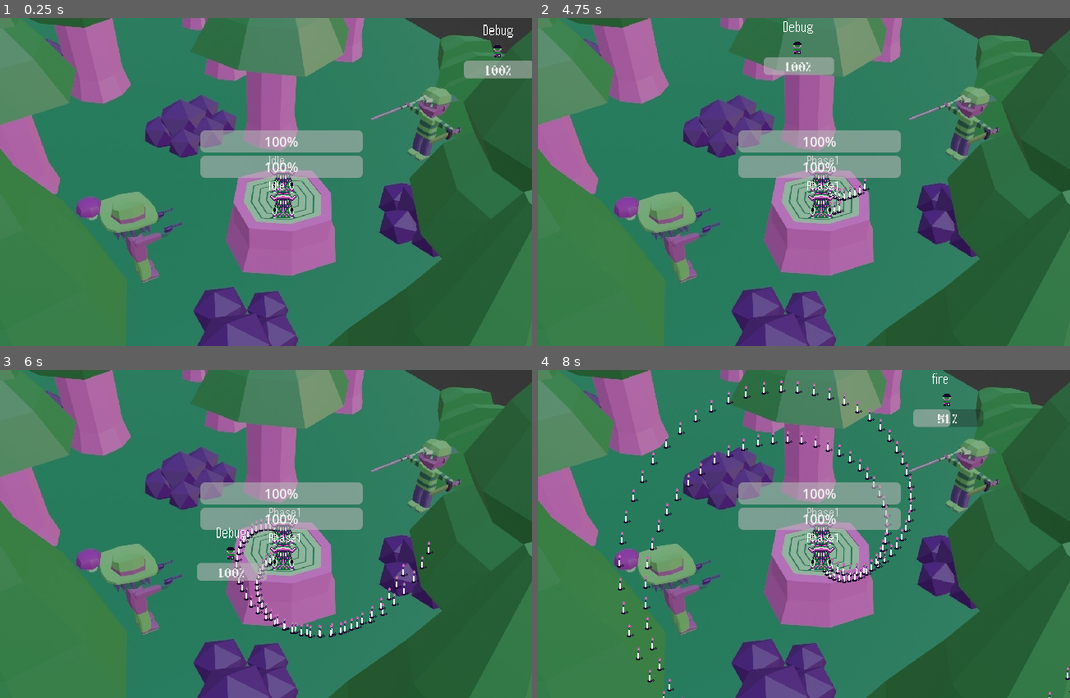
Above: before the commit, frames 1-4 (two rows, left to right).
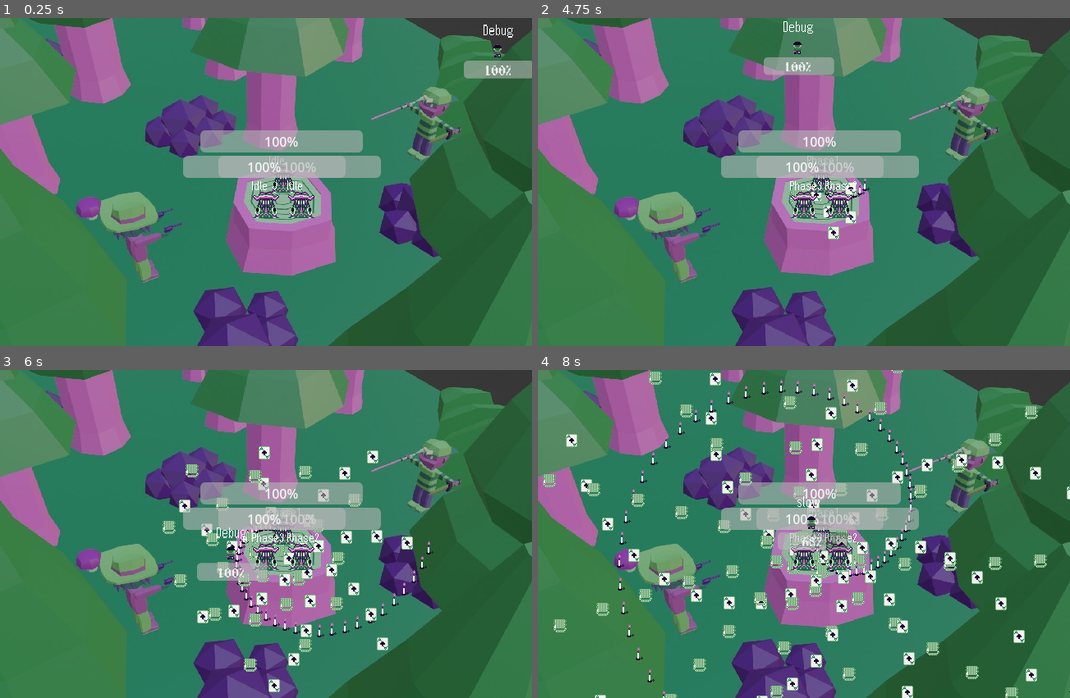
Above: after the commit, the same moments.

Repository: b4k4kozmo/bullet-hell-24
Game: Godot game, scene res://boss_room.tscn
The game is run twice, just before and just after one commit, with the same random seed, the same clock (stepped at 60 frames per second) and the same inputs.
Inputs:
- Up to frame 1 (0.25 s): no input
- Up to frame 2 (4.75 s): tap Enter at 0.5 s; hold D (move_right) 0.53-1.28 s; tap Space (action) at 0.6, 2.1, 3.6 s; tap R (restart) at 1.25, 2.75, 3.5 s; hold S (move_down) 1.28-2.03 s; tap Shift (walk) at 1.35, 2.85, 4.35 s; hold D (move_right) 2.03-2.78 s; hold W (move_up) 2.78-3.53 s; hold A (move_left) from 3.53 s (still down)
- Up to frame 3 (6 s): release A (move_left) at 5.03 s; hold S (move_down) 5.03-5.78 s; tap Space (action) at 5.1 s; hold D (move_right) from 5.78 s (still down); tap Shift (walk) at 5.85 s
- Up to frame 4 (8 s): release D (move_right) at 6.53 s; hold W (move_up) 6.53-7.28 s; tap Space (action) at 6.6 s; hold D (move_right) from 7.28 s (still down); tap Shift (walk) at 7.35 s

The runs differ from the first frame. In frame 1, 2.5% of the frame differs, in the area x 34-72%, y 42-61%; in frame 2, 2.8%; in frame 3, 6.3%; in frame 4, 11%, in the area x 0-100%, y 0-100%.

Commit message:
added features and new psychosis build

Diff:
--- a/bgm.tscn
+++ b/bgm.tscn
@@ -4,5 +4,5 @@
 
 [node name="BGM" type="AudioStreamPlayer"]
 stream = ExtResource("1_uschs")
-volume_db = -25.0
+volume_db = -10.0
 autoplay = true
--- a/boss_room.tscn
+++ b/boss_room.tscn
@@ -1,8 +1,10 @@
-[gd_scene load_steps=4 format=3 uid="uid://bhryb2orfoclh"]
+[gd_scene load_steps=6 format=3 uid="uid://bhryb2orfoclh"]
 
 [ext_resource type="PackedScene" uid="uid://pajd7oo5vays" path="res://spaghetti.tscn" id="1_s6tax"]
 [ext_resource type="PackedScene" uid="uid://4cqla6d7d6hd" path="res://player.tscn" id="2_7vtuo"]
+[ext_resource type="Script" path="res://spaghetti2.gd" id="2_mstta"]
 [ext_resource type="Texture2D" uid="uid://brj8q14wfmea5" path="res://sprites/IMG_4034.JPG" id="3_phblx"]
+[ext_resource type="Script" path="res://spaghetti3.gd" id="3_rt171"]
 
 [node name="BossRoom" type="Node2D"]
 
@@ -11,8 +13,14 @@
 alpha = 3.043
 
 [node name="Spaghetti2" parent="." instance=ExtResource("1_s6tax")]
-position = Vector2(345, 228)
-alpha = 3.043
+position = Vector2(367, 228)
+script = ExtResource("2_mstta")
+alpha = 0.0
+
+[node name="Spaghetti3" parent="." instance=ExtResource("1_s6tax")]
+position = Vector2(324, 228)
+script = ExtResource("3_rt171")
+alpha = 0.0
 
 [node name="Player" parent="." instance=ExtResource("2_7vtuo")]
 position = Vector2(606, 40)
--- a/bullet.tscn
+++ b/bullet.tscn
@@ -6,13 +6,15 @@
 [ext_resource type="Texture2D" uid="uid://earrg4mbnauq" path="res://sprites/lasso.png" id="4_mklnw"]
 [ext_resource type="Texture2D" uid="uid://cvt636g78sifc" path="res://sprites/coin.png" id="5_lr5dj"]
 [ext_resource type="Texture2D" uid="uid://f6my4hvinndh" path="res://sprites/kamibokken.png" id="6_icaaa"]
+[ext_resource type="Texture2D" uid="uid://dwixajydsfmuh" path="res://sprites/shuriken_down1.png" id="6_ug5ci"]
+[ext_resource type="Texture2D" uid="uid://cq3ispglr04be" path="res://sprites/shuriken_down2.png" id="7_y4x8a"]
 
 [sub_resource type="RectangleShape2D" id="RectangleShape2D_uom7v"]
 size = Vector2(6, 6)
 
 [node name="Bullet" type="Area2D"]
 script = ExtResource("1_4tedr")
-texture_array = Array[Texture2D]([ExtResource("2_321cf"), ExtResource("3_4s78l"), ExtResource("4_mklnw"), ExtResource("5_lr5dj"), ExtResource("6_icaaa")])
+texture_array = Array[Texture2D]([ExtResource("2_321cf"), ExtResource("3_4s78l"), ExtResource("4_mklnw"), ExtResource("5_lr5dj"), ExtResource("6_ug5ci"), ExtResource("7_y4x8a"), ExtResource("6_icaaa")])
 
 [node name="Sprite2D" type="Sprite2D" parent="."]
 z_index = -1
@@ -23,5 +25,10 @@
 [node name="CollisionShape2D" type="CollisionShape2D" parent="."]
 shape = SubResource("RectangleShape2D_uom7v")
 
+[node name="Timer" type="Timer" parent="."]
+wait_time = 0.15
+autostart = true
+
 [connection signal="body_entered" from="." to="." method="_on_body_entered"]
 [connection signal="screen_exited" from="VisibleOnScreenEnabler2D" to="." method="_on_screen_exited"]
+[connection signal="timeout" from="Timer" to="." method="_on_timer_timeout"]
--- a/scripts/Bullet.gd
+++ b/scripts/Bullet.gd
@@ -17,5 +17,13 @@
 	$Sprite2D.texture = texture_array[type]
 
 
+
 func _on_body_entered(body):
 	body.set_status(bullet_type)
+
+
+func _on_timer_timeout():
+	if bullet_type == 4:
+		set_property(5)
+	elif bullet_type == 5:
+		set_property(4)
--- a/scripts/Idle.gd
+++ b/scripts/Idle.gd
@@ -14,4 +14,4 @@
 
 func transition():
 	if player_entered:
-		get_parent().change_state("Phase1")
+		get_parent().change_state($"../..".starting_phase)
--- a/scripts/Player.gd
+++ b/scripts/Player.gd
@@ -6,6 +6,7 @@
 @onready var progress_bar = $ProgressBar
 @export var bullet_node: PackedScene
 var bullet_type: int = 4
+var bullet_type2: int = 6
 var theta: float = 0.0
 @export_range(0,2*PI) var alpha: float = 0.0
 
@@ -25,12 +26,14 @@
 
 	bullet.position = global_position
 	if velocity != Vector2.ZERO:
+		bullet.set_property(bullet_type2)
 		bullet.direction = Vector2.UP
-		$Speed.wait_time = .1
+		$Speed.wait_time = .21
 	else:
+		bullet.set_property(bullet_type)
 		bullet.direction = get_vector(angle)
-		$Speed.wait_time = .025
-	bullet.set_property(bullet_type)
+		$Speed.wait_time = .0444
+
 
 	get_tree().current_scene.call_deferred("add_child", bullet)
 
--- a/scripts/Spaghetti.gd
+++ b/scripts/Spaghetti.gd
@@ -6,6 +6,7 @@
 
 @export var bullet_node: PackedScene
 var bullet_type: int = 0
+var starting_phase = "Phase1"
 
 func _process(_delta):
 	$ProgressBar.value = health
@@ -14,7 +15,27 @@
 func set_status(bullet_type):
 	match bullet_type:
 		4:
-			health -= 10
+			if $"../Player".debug.text == "debug":
+				health -= 8
+			else:
+				health -= 6
+		5:
+			if $"../Player".debug.text == "debug":
+				health -= 6
+				for i in range(4):
+					health -= 1
+					await get_tree().create_timer(1).timeout
+			else:
+				health -= 4
+		6:
+			if $"../Player".health < 100:
+				if $"../Player".debug.text == "debug":
+					health -= 10
+					$"../Player".health += .1
+				else:
+					health -= 8
+			elif $"../Player".health == 100:
+				health -= 12
 func get_vector(angle):
 	theta = angle + alpha
 	return Vector2(cos(theta),sin(theta))
--- /dev/null
+++ b/spaghetti2.gd
@@ -0,0 +1,54 @@
+extends CharacterBody2D
+
+var theta: float = 0.0
+@export_range(0,2*PI) var alpha: float = 0.0
+@export var health = 999
+
+@export var bullet_node: PackedScene
+var bullet_type: int = 0
+var starting_phase = "Phase2"
+
+func _process(_delta):
+	$ProgressBar.value = health
+	if health <= 0:
+		queue_free()
+func set_status(bullet_type):
+	match bullet_type:
+		4:
+			if $"../Player".debug.text == "debug":
+				health -= 8
+			else:
+				health -= 6
+		5:
+			if $"../Player".debug.text == "debug":
+				health -= 6
+				for i in range(4):
+					health -= 1
+					await get_tree().create_timer(1).timeout
+			else:
+				health -= 4
+		6:
+			if $"../Player".health < 100:
+				if $"../Player".debug.text == "debug":
+					health -= 10
+					$"../Player".health += .1
+				else:
+					health -= 8
+			elif $"../Player".health == 100:
+				health -= 12
+func get_vector(angle):
+	theta = angle + alpha
+	return Vector2(cos(theta),sin(theta))
+
+func shoot(angle):
+	var bullet = bullet_node.instantiate()
+
+	bullet.position = global_position
+	bullet.direction = get_vector(angle)
+	bullet.set_property(bullet_type)
+
+	get_tree().current_scene.call_deferred("add_child", bullet)
+
+
+func _on_speed_timeout():
+	shoot(theta)
--- /dev/null
+++ b/spaghetti3.gd
@@ -0,0 +1,54 @@
+extends CharacterBody2D
+
+var theta: float = 0.0
+@export_range(0,2*PI) var alpha: float = 0.0
+@export var health = 999
+
+@export var bullet_node: PackedScene
+var bullet_type: int = 0
+var starting_phase = "Phase3"
+
+func _process(_delta):
+	$ProgressBar.value = health
+	if health <= 0:
+		queue_free()
+func set_status(bullet_type):
+	match bullet_type:
+		4:
+			if $"../Player".debug.text == "debug":
+				health -= 8
+			else:
+				health -= 6
+		5:
+			if $"../Player".debug.text == "debug":
+				health -= 6
+				for i in range(4):
+					health -= 1
+					await get_tree().create_timer(1).timeout
+			else:
+				health -= 4
+		6:
+			if $"../Player".health < 100:
+				if $"../Player".debug.text == "debug":
+					health -= 10
+					$"../Player".health += .1
+				else:
+					health -= 8
+			elif $"../Player".health == 100:
+				health -= 12
+func get_vector(angle):
+	theta = angle + alpha
+	return Vector2(cos(theta),sin(theta))
+
+func shoot(angle):
+	var bullet = bullet_node.instantiate()
+
+	bullet.position = global_position
+	bullet.direction = get_vector(angle)
+	bullet.set_property(bullet_type)
+
+	get_tree().current_scene.call_deferred("add_child", bullet)
+
+
+func _on_speed_timeout():
+	shoot(theta)
Not shown: 1 places in bullet.tscn that only renumber resources
Not shown, changed: export_presets.cfg
Binary file added: sprites/shuriken.gif
Not shown, changed: .DS_Store
Not shown, added: builds/kb-alpha-psychosis.exe
Not shown, added: builds/kb-alpha-psychosis.pck
Not shown, changed: bulletweb/folderbullet/index.html
Not shown, changed: bulletweb/folderbullet/index.pck
